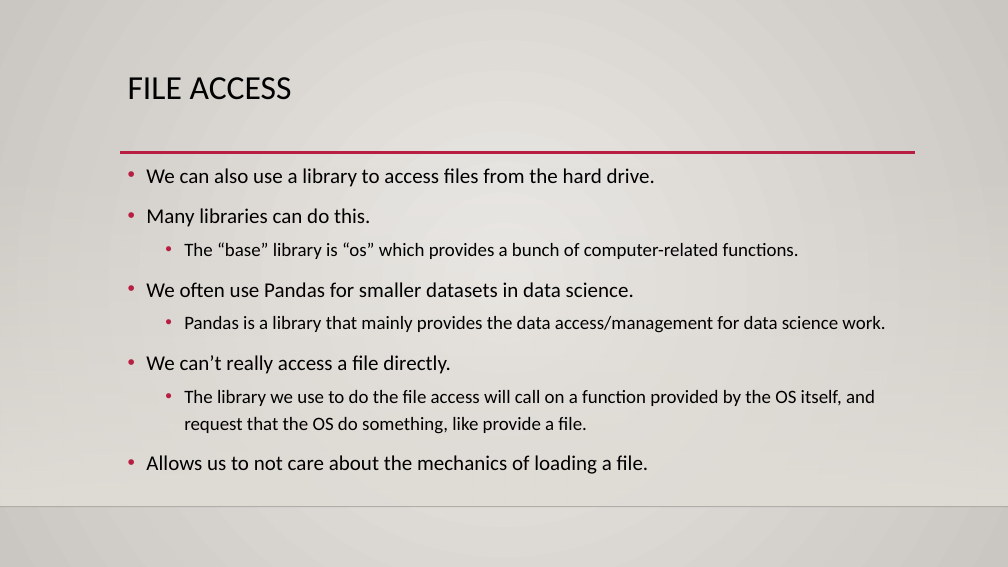
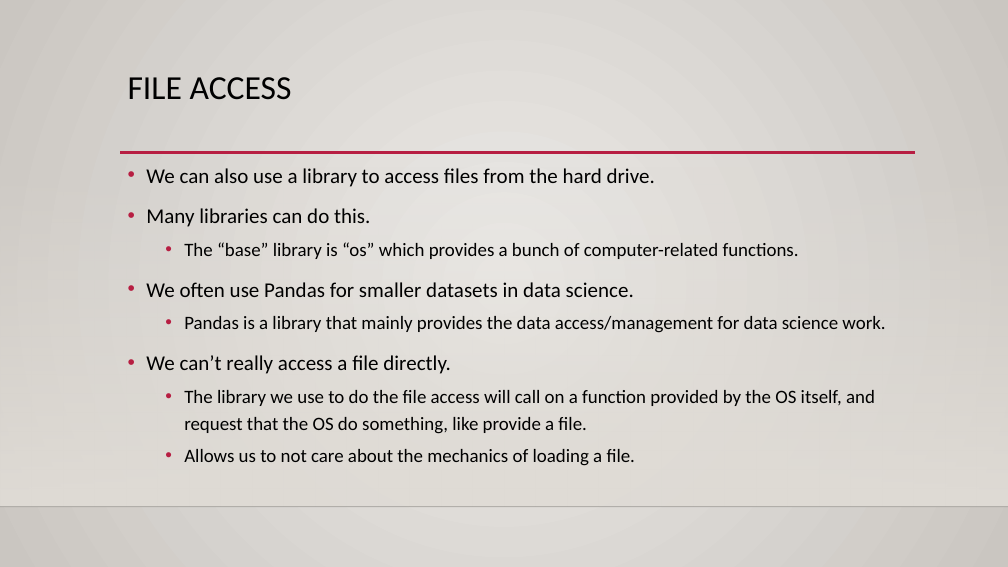
Before and after one commit to AkeemSemper/ML_for_Non_DS_Students, a slide deck: slide 18 of course_resources/slides/Used/004_functions.pptx (slide 16 before the commit). Drawn at 1008x567 pixels with LibreOffice and Linux fonts; fonts in the diff are those of the drawing; background and template pictures are left out. Boxes give left, top, right and bottom in pixels: in the first picture for what was removed or moved away, otherwise in the second. Text is boxed around its words. In the diff, an @@ line names an element or a change of style, - is before the commit and + after.

```diff
--- a/course_resources/slides/Used/004_functions.pptx
+++ b/course_resources/slides/Used/004_functions.pptx
@@ text at [184, 449, 635, 466]: size 20 to 18 pt in "Allows us to not care about the ..."; list level 1 to 2 in "Allows us to not care ..." @@
```
Also in this commit, not shown: 1 other slide changed, 2 slides added.
